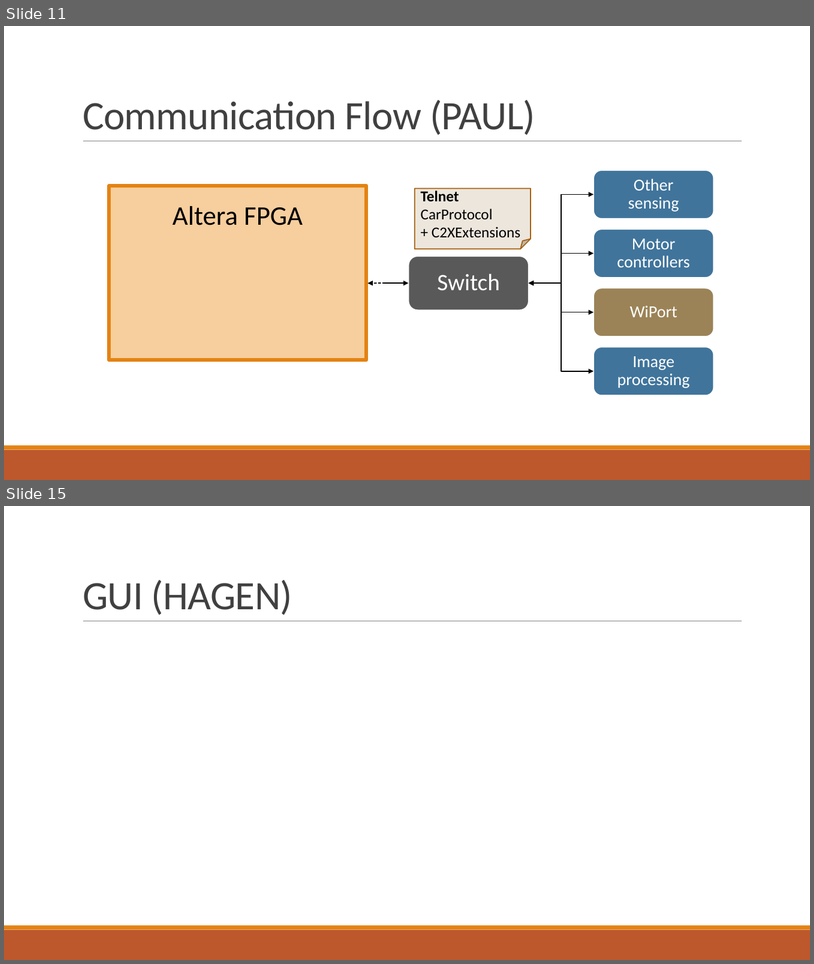
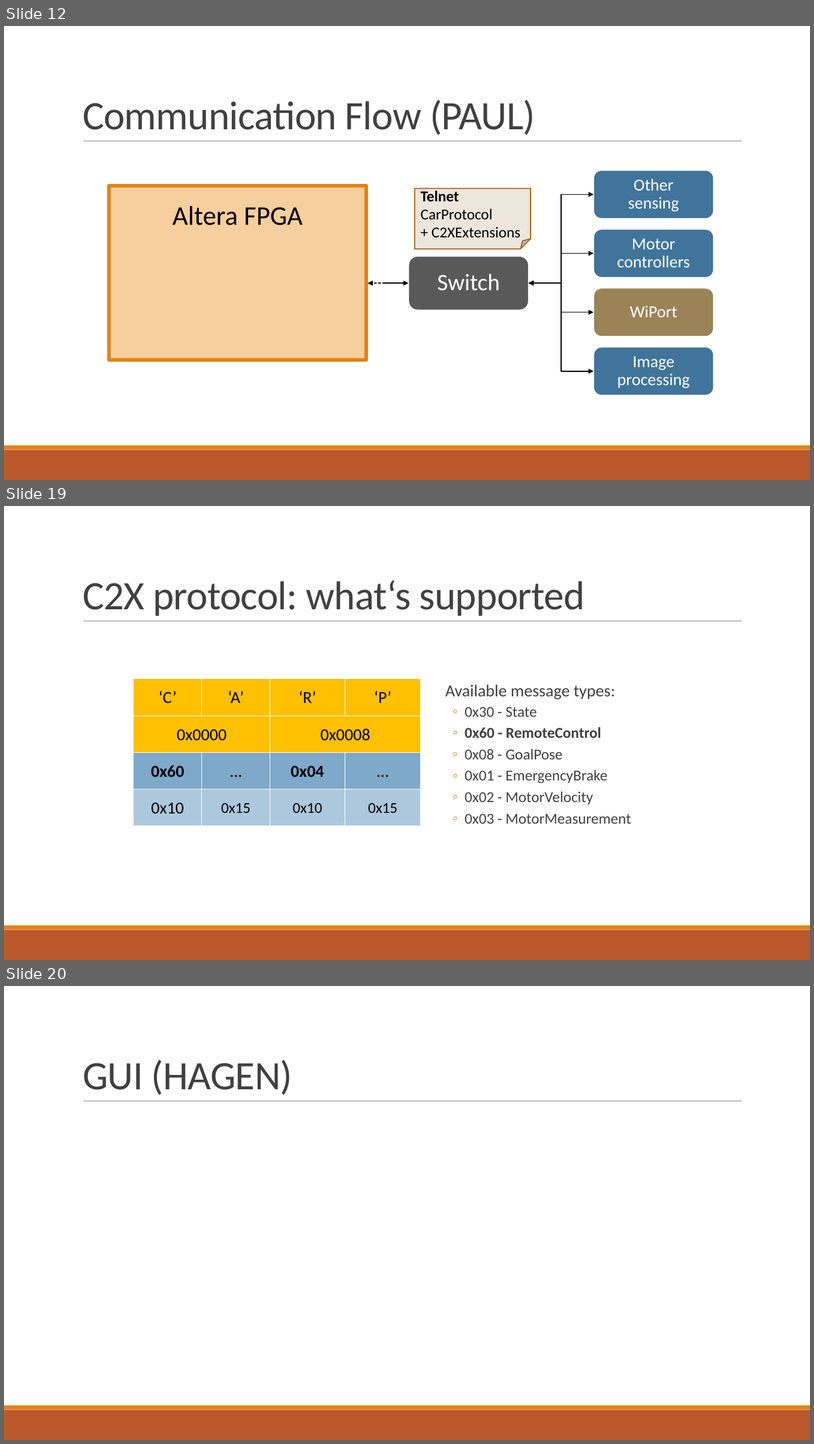
Before and after one commit to fjanssen/Car2X, a slide deck: doc/FinalPresentation.pptx. Shown one above the other, each under a label of ours: slides 11 and 15 before the commit, slides 12, 19 and 20 after it; the slides between them are not shown. The pictures are 814x964 and 814x1444 pixels, drawn with LibreOffice and Linux fonts; fonts in the diff are those of the drawing. Boxes give left, top, right and bottom in pixels: in the first picture for what was removed or moved away, otherwise in the second. Text is boxed around its words. In the diff, an @@ line names an element or a change of style, - is before the commit and + after.

Commit message:
Updated comms and core slides. Added control and remote_control message examples.

```diff
--- a/doc/FinalPresentation.pptx
+++ b/doc/FinalPresentation.pptx
@@ slide 19 added at (x1=4, y1=506, x2=810, y2=960), background #FFFFFF; not listed: 3 template elements that a slide beside it also shows @@
@@ title added at (x1=83, y1=580, x2=585, y2=616), 48 pt, text #404040 @@
+C2X protocol: what‘s supported
@@ table added at (x1=134, y1=679, x2=422, y2=826), 4 rows, 4 columns @@
+‘C’ | ‘A’ | ‘R’ | ‘P’
+0x0000 |  | 0x0008 | 
+0x60 | … | 0x04 | …
+0x10 | 0x15 | 0x10 | 0x15
@@ text added at (x1=446, y1=684, x2=631, y2=823), 18 pt, text #404040 @@
+  Available message types:
+  ◦ 0x30 - State
+  ◦ 0x60 - RemoteControl
+  ◦ 0x08 - GoalPose
+  ◦ 0x01 - EmergencyBrake
+  ◦ 0x02 - MotorVelocity
+  ◦ 0x03 - MotorMeasurement
@@ what was slide 11 is now slide 12 @@
@@ what was slide 15 is now slide 20 @@
```
Also in this commit, not shown: 1 slide changed, 7 other slides added, 3 slides removed, 2 other files.
